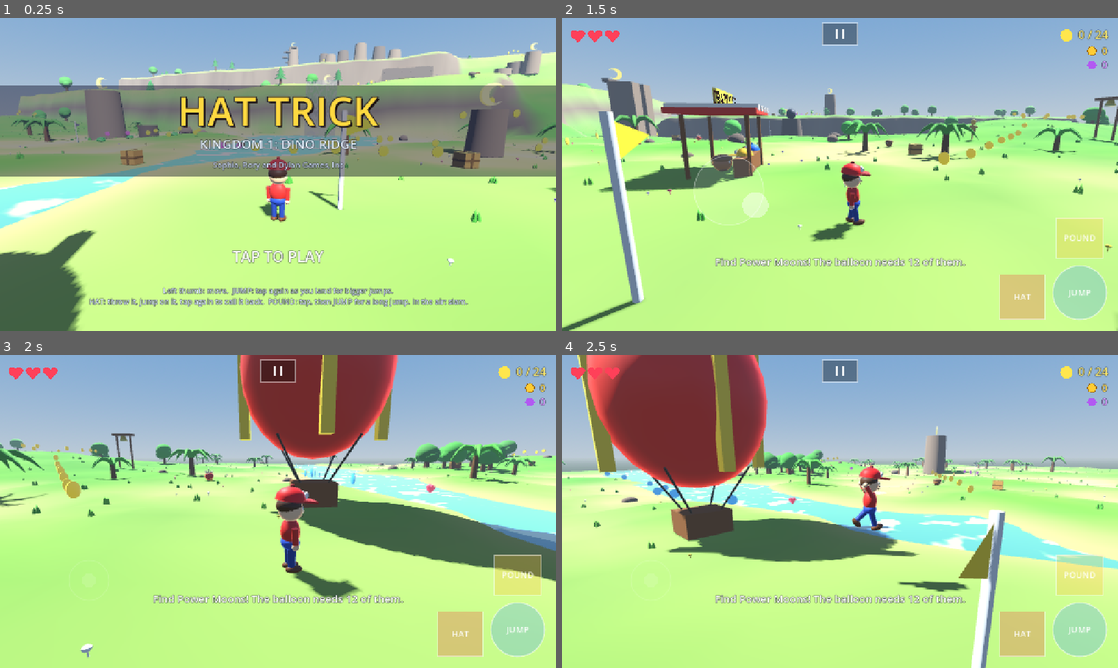
Above: before the commit, frames 1-4 (two rows, left to right).
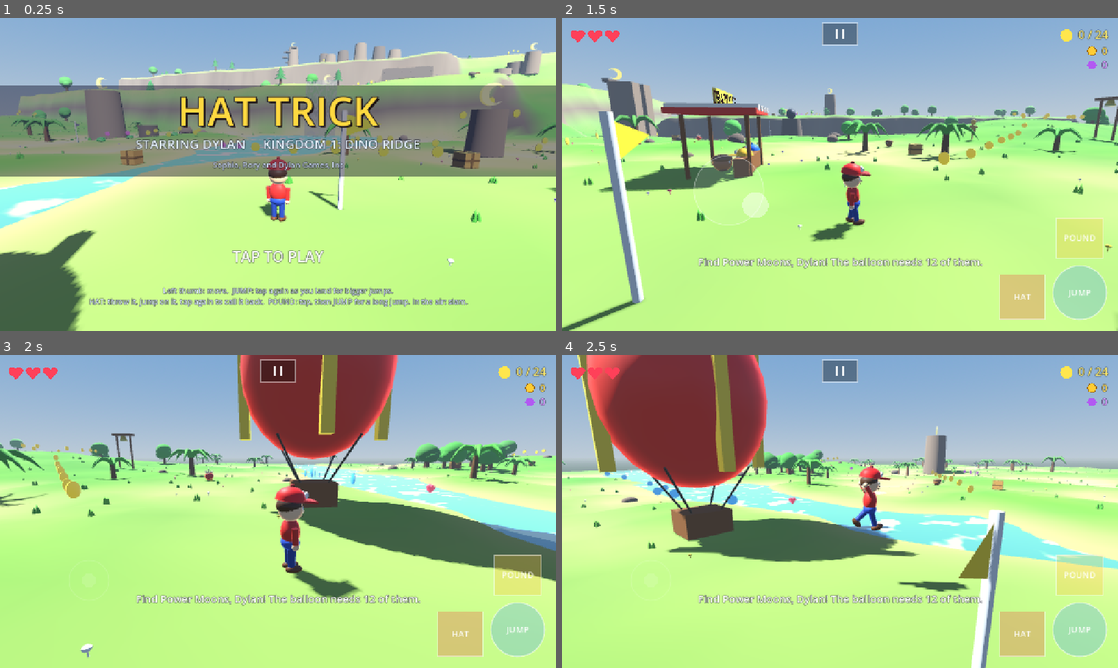
Above: after the commit, the same moments.

Repository: sammchugh-gif/godot-games
Game: Godot game, scene res://main.tscn
The game is run twice, just before and just after one commit, with the same random seed, the same clock (stepped at 60 frames per second) and the same inputs.
Inputs (mouse positions are in pixels of both pictures, inside the frame that each line leads up to):
- Up to frame 1 (0.25 s): no input
- Up to frame 2 (1.5 s): tap Enter (confirm) at 0.5 s; move the mouse to (962, 158) at 0.52 s; hold D (move_right) 0.53-1.25 s; hold Space (jump) 0.53-1.25 s; click (962, 158) at 0.67 s; drag from (728, 190) to (812, 237) at 1.27 s
- Up to frame 3 (2 s): no input
- Up to frame 4 (2.5 s): move the mouse to (895, 442) at 2.02 s; hold D (move_right) from 2.03 s (still down); hold E (cam_right) from 2.03 s (still down); tap Space (jump) at 2.3 s

The runs differ from the first frame. In frame 1, 0.9% of the frame differs, in the area x 24-76%, y 38-42%; in frame 2, 1.0%; in frame 3, 1.0%; in frame 4, 1.0%, in the area x 24-76%, y 76-81%.

Commit message:
Hat Trick: the hero is Dylan
Name on the title screen, the opening toast, the boss and kingdom-cleared
banners, the death panel, the README and the site card. One constant in
player.gd changes it.

Co-Authored-By: Claude Fable 5.1 <noreply@anthropic.com>
Claude-Session: https://claude.ai/code/session_01866jXXs8pfArn3YPBdUtoa

Diff:
--- a/Game6/scripts/game.gd
+++ b/Game6/scripts/game.gd
@@ -166,7 +166,7 @@
 func _build_world() -> void:
 	var t0 := Time.get_ticks_msec()
 	player = Player.new()
-	player.name = "Player"
+	player.name = Player.HERO_NAME
 	hat = Hat.new()
 	hat.name = "Hat"
 	player.hat = hat
@@ -216,7 +216,7 @@
 	cam.manual_t = 0.0
 	Sfx.music(true)
 	if level.moon_count() == 0:
-		hud.toast("Find Power Moons! The balloon needs %d of them." % Level.NEEDED, 5.0)
+		hud.toast("Find Power Moons, %s! The balloon needs %d of them." % [Player.HERO_NAME, Level.NEEDED], 5.0)
 
 
 func _toggle_pause() -> void:
@@ -382,7 +382,7 @@
 	match kind:
 		"start":
 			hud.set_boss(hp)
-			hud.banner("KING RAPTOR", "Dodge his charge, then hit his crown when he is dizzy!", 3.5)
+			hud.banner("KING RAPTOR", "Dodge his charge, %s, then hit his crown when he is dizzy!" % Player.HERO_NAME, 3.5)
 		"hit":
 			hud.set_boss(hp)
 		"down":
--- a/Game6/scripts/hud.gd
+++ b/Game6/scripts/hud.gd
@@ -190,7 +190,7 @@
 	var bob := sin(_title_t * 2.0) * 6.0
 	_text(Vector2(size.x * 0.5 + 4, cy + 4 + bob), "HAT TRICK", 92, Color(0.1, 0.05, 0.05), HORIZONTAL_ALIGNMENT_CENTER, 0)
 	_text(Vector2(size.x * 0.5, cy + bob), "HAT TRICK", 92, Color(1.0, 0.85, 0.25), HORIZONTAL_ALIGNMENT_CENTER, 8)
-	_text(Vector2(size.x * 0.5, cy + 56), "KINGDOM 1: DINO RIDGE", 30, Color(0.9, 0.95, 1.0), HORIZONTAL_ALIGNMENT_CENTER)
+	_text(Vector2(size.x * 0.5, cy + 56), "STARRING " + Player.HERO_NAME.to_upper() + "     KINGDOM 1: DINO RIDGE", 30, Color(0.9, 0.95, 1.0), HORIZONTAL_ALIGNMENT_CENTER)
 	_text(Vector2(size.x * 0.5, cy + 100), "Sophia, Rory and Dylan Games, Inc", 18, Color(0.8, 0.85, 0.95), HORIZONTAL_ALIGNMENT_CENTER)
 	if fmod(_dot, 1.0) < 0.65:
 		_text(Vector2(size.x * 0.5, size.y * 0.78), "TAP TO PLAY" if touch else "PRESS SPACE TO PLAY", 34, Color.WHITE, HORIZONTAL_ALIGNMENT_CENTER)
@@ -263,11 +263,11 @@
 			_button(box, "BACK", "resume")
 		"cleared":
 			_label(box, "KINGDOM CLEARED!", 52, Color(1.0, 0.85, 0.25))
-			_label(box, "The balloon is powered up. Dino Ridge is yours.", 24, Color(1, 1, 1))
+			_label(box, "The balloon is powered up. Dino Ridge is yours, " + Player.HERO_NAME + "!", 24, Color(1, 1, 1))
 			_label(box, "Keep exploring: %d moons are still out there." % data.get("left", 0), 20, Color(0.9, 0.93, 1.0))
 			_button(box, "KEEP PLAYING", "resume")
 		"dead":
-			_label(box, "OUCH!", 46, Color(1.0, 0.5, 0.4))
+			_label(box, "OUCH, " + Player.HERO_NAME.to_upper() + "!", 46, Color(1.0, 0.5, 0.4))
 			_label(box, "Back to the last checkpoint. Lost 10 coins.", 22, Color(1, 1, 1))
 
 
--- a/Game6/scripts/models.gd
+++ b/Game6/scripts/models.gd
@@ -80,7 +80,7 @@
 
 # ----------------------------------------------------------------- hero ---
 
-# The kid. Origin at the feet, faces -Z. Pivots: body, head, armL, armR,
+# Dylan. Origin at the feet, faces -Z. Pivots: body, head, armL, armR,
 # legL, legR, cap (child of head).
 static func hero(shirt: Color, cap_colour: Color) -> Node3D:
 	var root := Node3D.new()
--- a/Game6/scripts/player.gd
+++ b/Game6/scripts/player.gd
@@ -1,8 +1,10 @@
-# The kid. A capsule with Odyssey's moveset: run, triple jump, long jump,
+# Dylan, the hero. A capsule with Odyssey's moveset: run, triple jump, long jump,
 # ground pound, wall jump, hat throw and cap jump. When a capture is active
 # the capture drives itself and this body just rides along invisibly.
 class_name Player
 extends CharacterBody3D
+
+const HERO_NAME := "Dylan"
 
 signal died()
 signal pounded(pos: Vector3)
Not shown, changed: Game6/README.md
Not shown, changed: docs/hat-trick/index.html
Not shown, changed: docs/hat-trick/index.pck
Not shown, changed: docs/index.html
